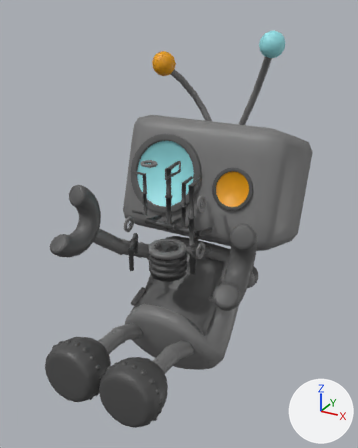
An edit to the FBX model Assets/Models/Player.fbx, drawn before and after from the same camera.
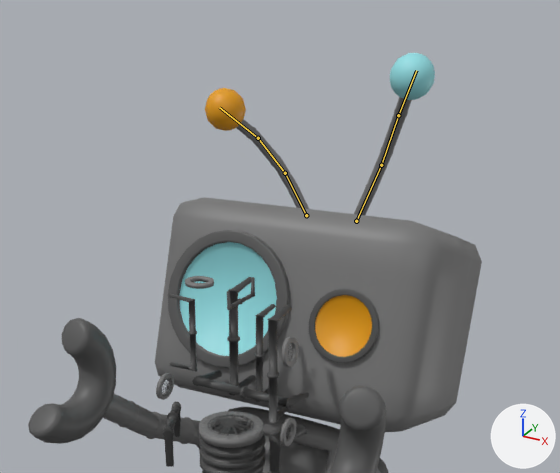
Each version is shown whole from a camera (50 mm lens) standing at (1.42, -2.41, 2.37) and looking at (0.0, 0.17, 1.08), then close up on the part from 9% to 100% of the width and 0% to 61% of the height. Arrows for +X, +Y and +Z are at lower right; the lights stay in place. Both versions are drawn at frame 7 of the action 'Armature|Hurt'; the numbers are the values there. The bones that change are drawn over the model as lines in the close-ups.
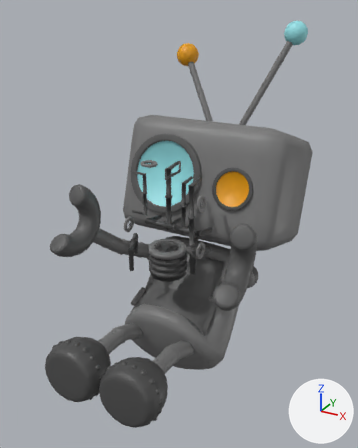
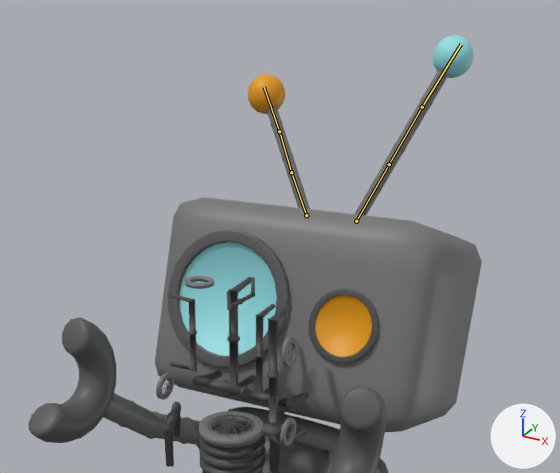
Where the change shows, as pixel boxes [x1, y1, x2, y2] in the close-ups (560 x 473 px):
'Torus.001', posed: before [28, 318, 116, 444]; after [28, 317, 117, 443]
'Sphere.001', posed (9% narrower, 8% shorter): before [390, 53, 435, 100]; after [433, 35, 474, 78]
'Cylinder.009', posed: before [354, 97, 412, 215]; after [355, 70, 448, 215]
'Sphere', posed (10% narrower, 7% shorter): before [205, 88, 246, 131]; after [248, 74, 285, 114]
'Cylinder.008', posed (41% narrower, 14% taller): before [236, 119, 309, 209]; after [267, 106, 310, 209]
bone 'Antenna1.L', root to tip: before (356, 221) to (381, 165); after (356, 221) to (389, 164)
bone 'Antenna2.L', root to tip: before (381, 165) to (398, 115); after (389, 164) to (422, 107)
bone 'Antenna3.L', root to tip: before (398, 115) to (416, 70); after (422, 107) to (461, 44)
bone 'Antenna1.R', root to tip: before (306, 215) to (285, 173); after (306, 215) to (291, 172)
bone 'Antenna2.R', root to tip: before (285, 173) to (258, 138); after (291, 172) to (279, 131)
bone 'Antenna3.R', root to tip: before (258, 138) to (219, 107); after (279, 131) to (264, 87)

The edits, one by one:
Bone 'Antenna1.L' (bone_antenna1_l) turns from (20, 8, 1) to (0, 0, 0) degrees about its own x, y and z.
Bone 'Antenna2.L' (bone_antenna2_l) turns from (-2, 9, -22) to (0, 0, 0) degrees about its own x, y and z.
Bone 'Antenna3.L' (bone_antenna3_l) turns from (-1, 7, -15) to (0, 0, 0) degrees about its own x, y and z.
Bone 'Antenna1.R' (bone_antenna1_r) turns from (19, -11, -2) to (0, 0, 0) degrees about its own x, y and z.
Bone 'Antenna2.R' (bone_antenna2_r) turns from (2, -11, -21) to (0, 0, 0) degrees about its own x, y and z.
Bone 'Antenna3.R' (bone_antenna3_r) turns from (1, -8, -15) to (0, 0, 0) degrees about its own x, y and z.
